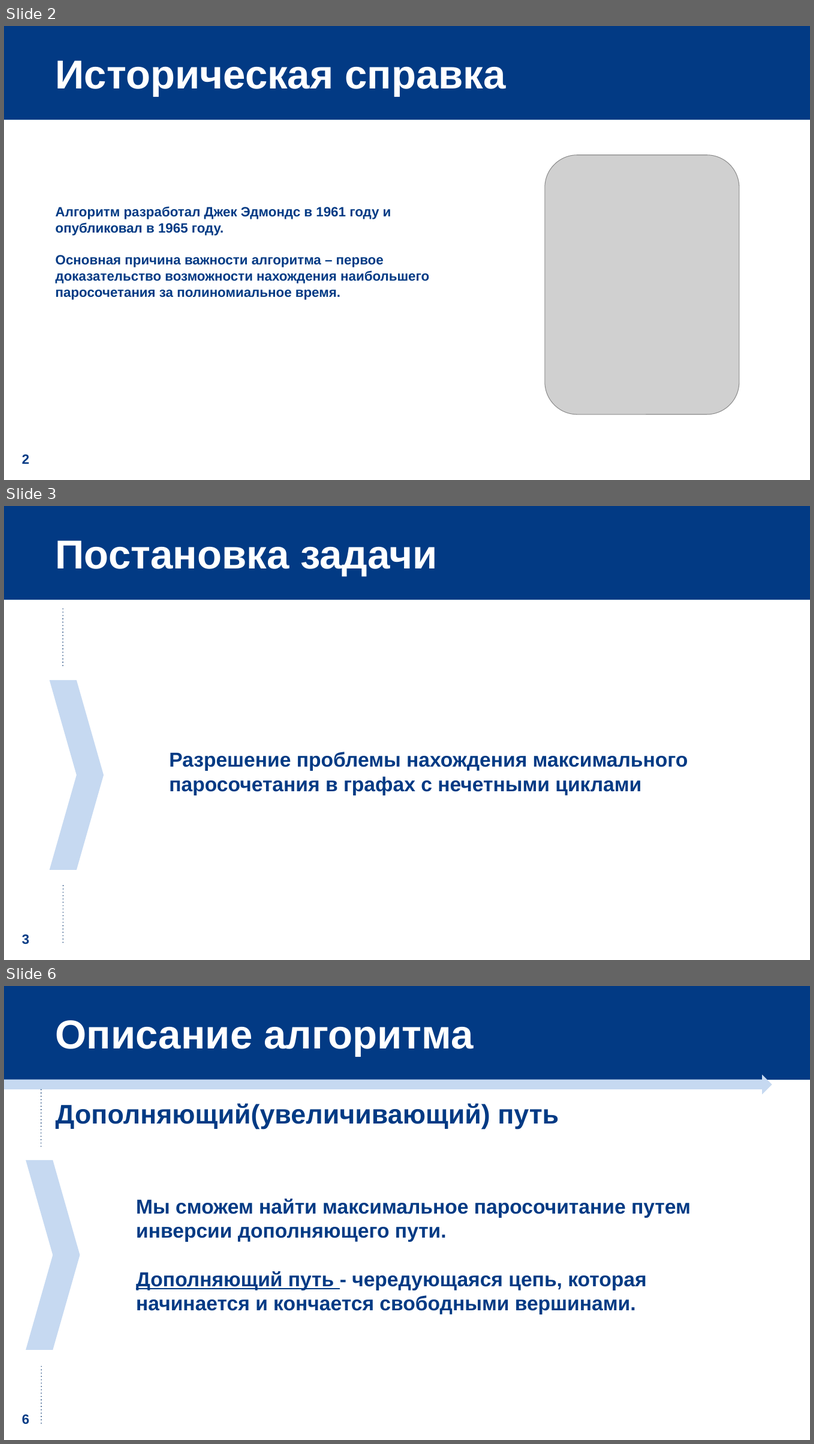
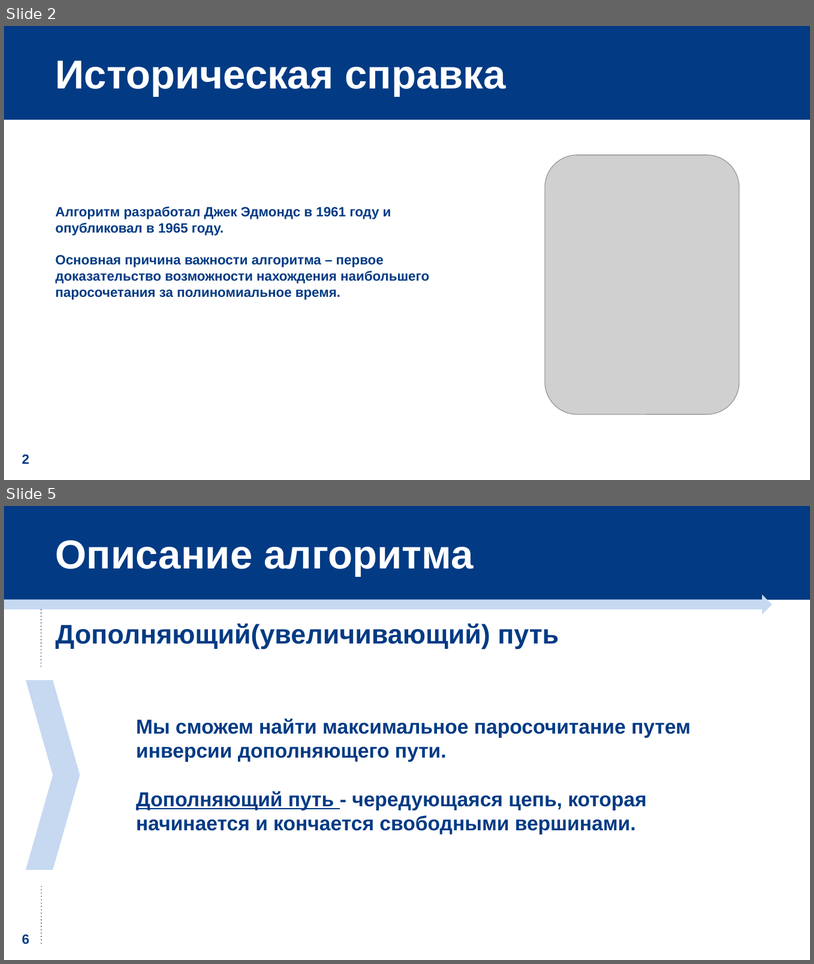
Before and after one commit to evgeniya-f/blossom, a slide deck: Алгоритм сжатия цветков.pptx. Shown one above the other, each under a label of ours: slides 2, 3 and 6 before the commit, slides 2 and 5 after it; the slides between them are not shown. The pictures are 814x1444 and 814x964 pixels, drawn with LibreOffice and Linux fonts; fonts in the diff are those of the drawing; grey boxes stand for pictures. Boxes give left, top, right and bottom in pixels: in the first picture for what was removed or moved away, otherwise in the second. Text is boxed around its words. In the diff, an @@ line names an element or a change of style, - is before the commit and + after.

```diff
--- a/Алгоритм сжатия цветков.pptx
+++ b/Алгоритм сжатия цветков.pptx
@@ slide 3 removed at (4,506,810,960), background #FFFFFF @@
@@ rectangle removed at (4,506,810,600) @@
@@ text removed at (56,540,437,576) @@
-Постановка задачи
@@ line removed from (63, 608) to (63, 668) @@
@@ chevron removed at (50,680,104,870) @@
@@ text removed at (169,751,689,795) @@
-Разрешение проблемы нахождения максимального паросочетания в графах с нечетными циклами
@@ line removed from (63, 885) to (63, 945) @@
@@ text removed at (22,934,29,944) @@
-3
@@ what was slide 6 is now slide 5 @@
```
Also in this commit, not shown: 4 slides changed, 5 slides added, 1 other file.
